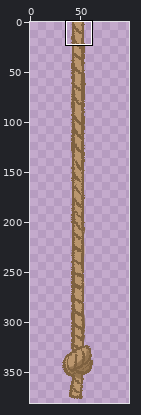
Sprite sheet, stored at data/images/rope.png. The picture above shows the old version from afar; the outline marks the close-up.
Close-up. The starting point:
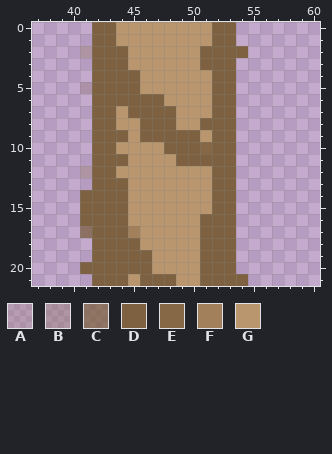
The file is 50x400 pixels. Pixels under 10% opacity are left out. Colours within 5 levels of each other are drawn and written as one. Shown: x 37..60, y 0..21. The old version is drawn lined up with the new one, on the new canvas. The wide view leaves out empty margins. The commit also changed other parts of the picture, which this record leaves out.
Palette (. is transparent): A #7e61402e  B #7e61404b  C #7e6140be  D #7e6140  E #866846  F #a1805b  G #ba966e
Pixels before, first column x 41:
 0 .DDGGGGGGGGDD.
 1 .DDGGGGGGGGDD.
 2 BDDDGGGGGGDDDD
 3 .DDDGGGGGGDDD.
 4 .DDDDGGGGGGDD.
 5 ADDDDGGGGGGDD.
 6 .DDDDDDGGGGDD.
 7 .DDGDDDDGGGDD.
 8 .DDGGDDDGGDDD.
 9 .DDDGDDDDDGDD.
10 .DDGGGGDDDEDD.
11 .DDDGGGGDDDDD.
12 BDDGGGGGGGGDD.
13 .DDDGGGGGGGDD.
14 DDDDGGGGGGGDD.
15 DDDDGGGGGGGDD.
16 DDDDGGGGGGDDD.
17 CDDDFGGGGGDDD.
18 .DDDDGGGGGDDD.
19 .DDDDDGGGGDDD.
20 DDDDDDGGGGDDD.
21 .DDDGDDDGGDDDD
And afterwards:
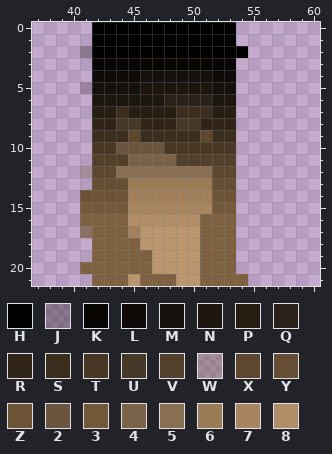
Colours new in this view: H #000000  J #0302024e  K #070604  L #0d0a07  M #14100c  N #1d160f  P #261d13  Q #2a2219  R #302518  S #3b2e1e  T #483724  U #47392a  V #53402a  W #5d482f4f  X #5d482f  Y #654e33  Z #6d5437  2 #6a553f  3 #73593a  4 #7a6248  5 #896f51  6 #9b7b56  7 #a78560  8 #b18e67
From old to new:
canvas 50x400 -> 100x400, the old top-left corner now at 25,0
colour A: #7e61402e -> #15100b2e
Changed rows in their new state; - is a pixel that keeps its letter.
first column x 41:
 0 -HHHHHHHHHHHH-
 1 -HHHHHHHHHHHH-
 2 JHHHHHHHHHHHHH
 3 -KKKKKKKKKKKK-
 4 -LLLLMMMMMMLL-
 5 -MMMMNNNNNNMM-
 6 -NNNNNNQQQQNN-
 7 -PPSPPPPSSSPP-
 8 -RRUURRRUURRR-
 9 -SSSXSSSSSXSS-
10 -TT2222TTTTTT-
11 -VVV4444VVVVV-
12 WXX55555555XX-
13 -YYY6666666YY-
14 ZZZZFFFFFFFZZ-
15 3333777777733-
16 ----888888----
Boxes around the changes in both close-ups, in picture pixels (x1, y1, x2, y2):
changed: (80, 22, 248, 226)
